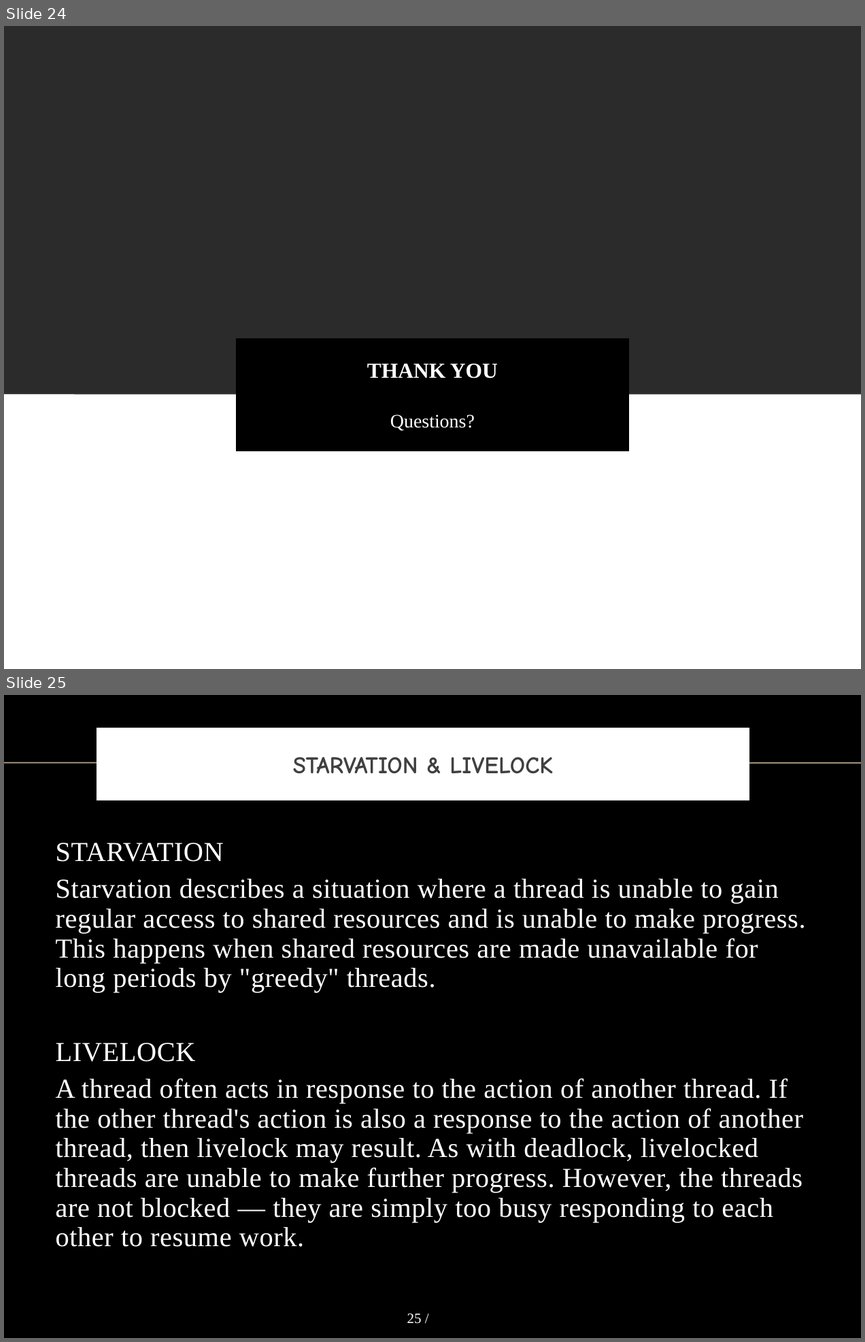
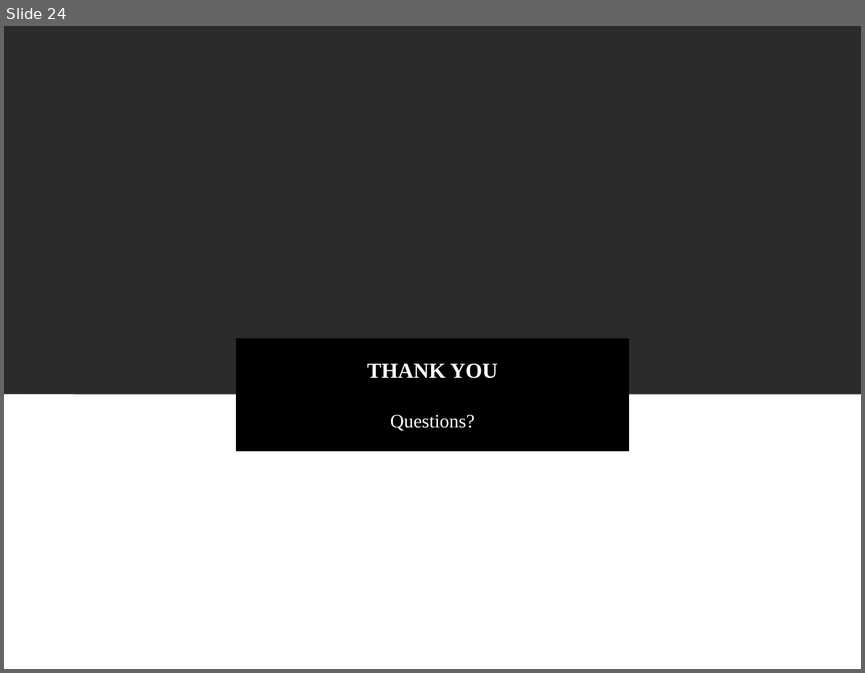
Before and after one commit to vong-srey/Paravantage, a slide deck: Presentation.pptx. Shown one above the other, each under a label of ours: slides 24 and 25 before the commit, slide 24 after it. The pictures are 865x1342 and 865x673 pixels, drawn with LibreOffice and Linux fonts; fonts in the diff are those of the drawing; background and template pictures are left out; a plain dark background stands for a picture behind light text. Boxes give left, top, right and bottom in pixels: in the first picture for what was removed or moved away, otherwise in the second. Text is boxed around its words. In the diff, an @@ line names an element or a change of style, - is before the commit and + after.

```diff
--- a/Presentation.pptx
+++ b/Presentation.pptx
@@ slide 25 removed at bbox=[4, 695, 861, 1338], background picture (left out) @@
@@ title removed at bbox=[100, 732, 746, 798] @@
-STARVATION & LIVELOCK
@@ line removed from (4, 763) to (861, 763) @@
@@ text removed at bbox=[56, 843, 805, 1246] @@
-STARVATION
-Starvation describes a situation where a thread is unable to gain regular access to shared resources and is unable to make progress. This happens when shared resources are made unavailable for long periods by "greedy" threads.
-LIVELOCK
-A thread often acts in response to the action of another thread. If the other thread's action is also a response to the action of another thread, then livelock may result. As with deadlock, livelocked threads are unable to make further progress. However, the threads are not blocked — they are simply too busy responding to each other to resume work.
@@ page number removed at bbox=[407, 1313, 422, 1323] @@
-25 /
```
Also in this commit, not shown: 6 slides changed, 1 slide added, 1 other slide removed.
